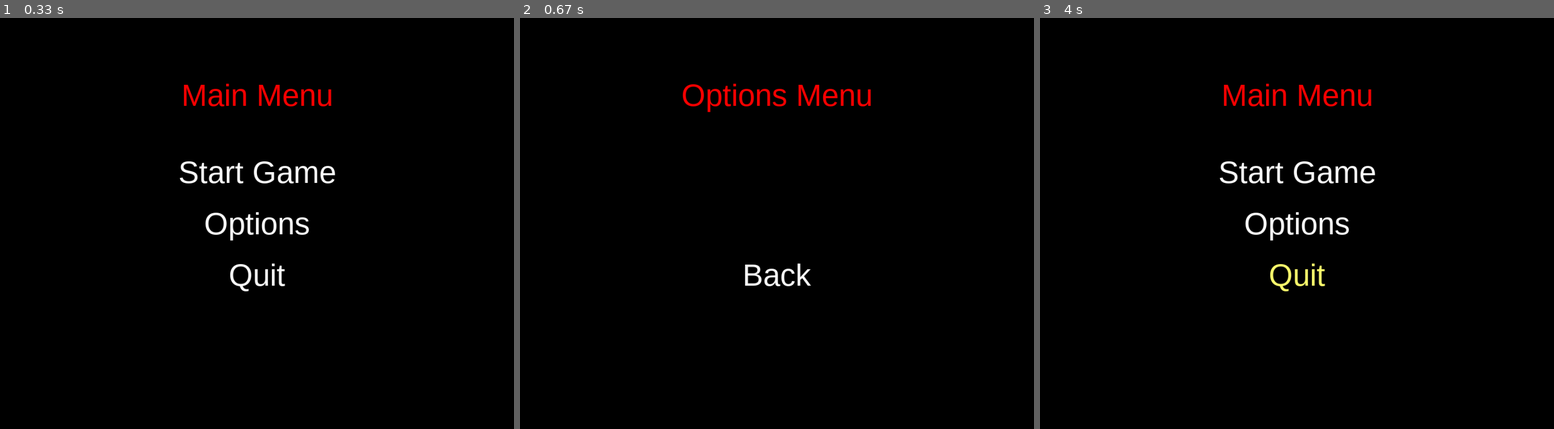
Above: before the commit, frames 1-3 (left to right).
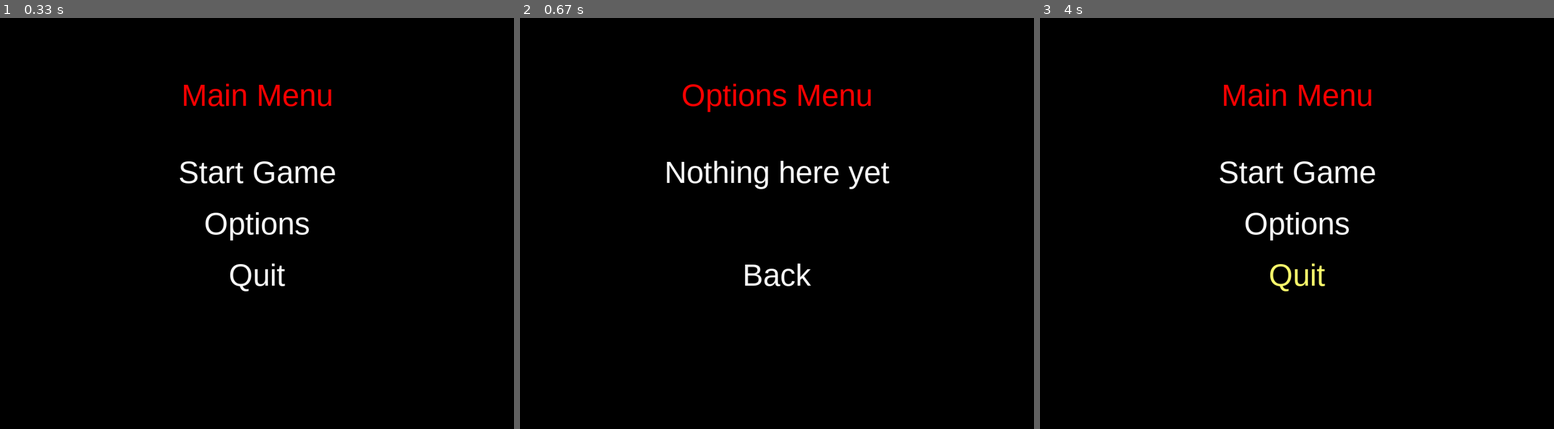
Above: after the commit, the same moments.

Repository: T6nisValk/first_pygame_project
Game: pygame game, started from app/main.py
Two runs of this game, one before a commit and one after it. Both use one fixed random seed, a clock stepped at 60 frames per second and the inputs below.
Inputs (mouse positions are in pixels of both pictures, inside the frame that each line leads up to):
- Up to frame 1 (0.33 s): no input
- Up to frame 2 (0.67 s): click (777, 223) at 0.38 s
- Up to frame 3 (4 s): click (1302, 268) at 3.72 s

Frame 1 is identical in both runs. In frame 2, 0.9% of the frame differs, in the area x 28-72%, y 34-42%; in frame 3, nothing differs.

Commit message:
options menu placeholder text

Diff:
--- a/app/main.py
+++ b/app/main.py
@@ -286,15 +286,18 @@
         self.window.fill((0, 0, 0))
 
         font = pygame.font.SysFont("Arial", 60)
+        placeholder = font.render("Nothing here yet", True, (255, 255, 255))
         options_text = font.render("Options Menu", True, (255, 0, 0))
         if not self.hover_back:
             back_text = font.render("Back", True, (255, 255, 255))
         else:
             back_text = font.render("Back", True, (255, 255, 111))
 
+        placeholder_rect = placeholder.get_rect(center=(500, 300))
         options_rect = options_text.get_rect(center=(500, 150))
         back_rect = back_text.get_rect(center=(500, 500))
 
+        self.window.blit(placeholder, placeholder_rect)
         self.window.blit(options_text, options_rect)
         self.window.blit(back_text, back_rect)
 
